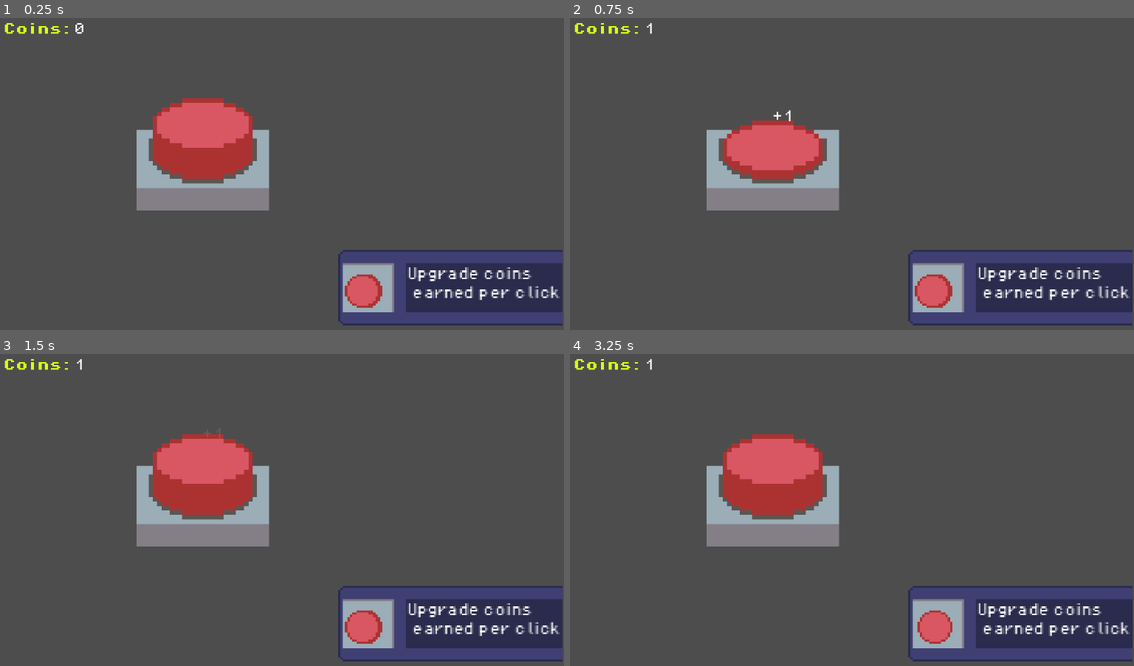
Above: before the commit, frames 1-4 (two rows, left to right).
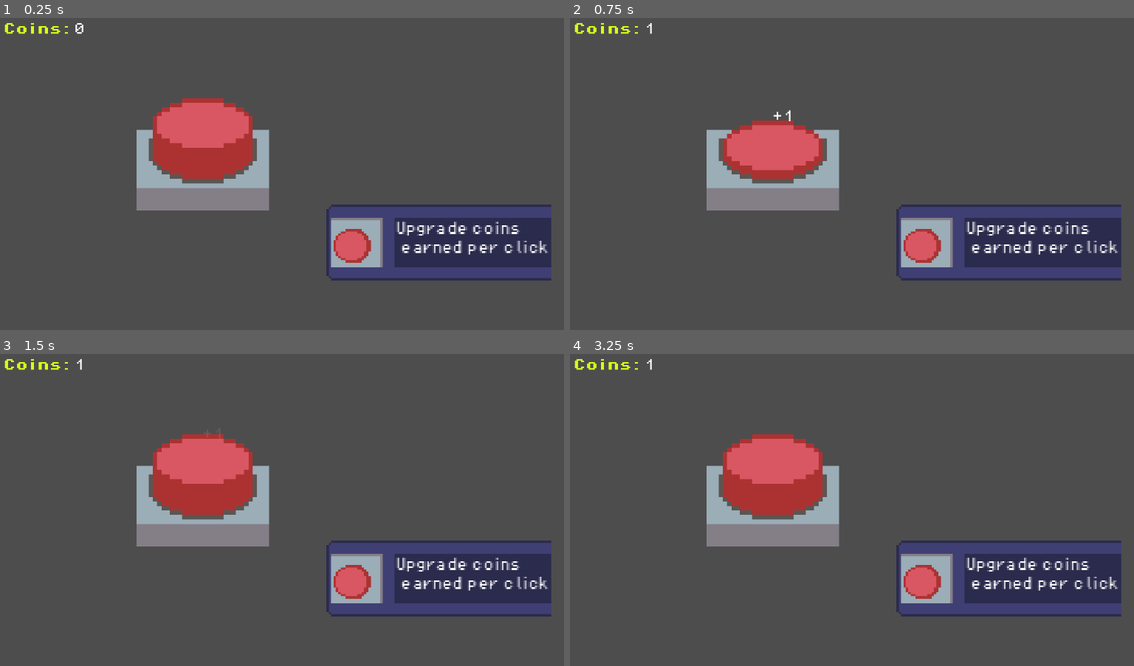
Above: after the commit, the same moments.

Repository: George101-dev/Click
Game: Godot game, scene res://main.tscn
Same seed, same stepped clock (60 frames per second), same inputs: the game is played once before the commit and once after it.
Inputs (mouse positions are in pixels of both pictures, inside the frame that each line leads up to):
- Up to frame 1 (0.25 s): no input
- Up to frame 2 (0.75 s): tap Enter at 0.5 s; move the mouse to (773, 124) at 0.52 s; press the mouse at (773, 124) at 0.53 s
- Up to frame 3 (1.5 s): tap Space at 1.25 s; move the mouse to (360, 628) at 1.27 s; release the mouse at (360, 628) at 1.28 s; click (360, 628) at 1.35 s
- Up to frame 4 (3.25 s): move the mouse to (897, 428) at 2.02 s; press the mouse at (897, 428) at 2.03 s; move the mouse to (806, 569) at 2.77 s; release the mouse at (806, 569) at 2.78 s; click (806, 569) at 2.85 s

The runs differ from the first frame. In frame 1, 14% of the frame differs, in the area x 57-100%, y 59-99%; in frame 2, 14%; in frame 3, 14%; in frame 4, 14%.
Error before the commit: Invalid access to property or key 'upgrade_pressed' on a base object of type 'null instance'. (res://button.gd:38)

Commit message:
Reapply "Update main.tscn"
This reverts commit 0bd24cff6b7a9eb55f6a934b87fd690511dfd2c7.

Diff:
--- a/button.gd
+++ b/button.gd
@@ -3,9 +3,6 @@
 var coins = 0
 var clicks = 0
 var n = 1
-var upgrade_cost := 50
-var upgrade_level := 0
-var max_upgrades := 5
 var can_Click = true
 @export var popup_scene: PackedScene
 
@@ -16,29 +13,6 @@
 
 	popup.global_position = get_global_mouse_position()
 	popup.start(value)
-
-func try_upgrade():
-	if upgrade_level >= max_upgrades:
-		print("Max upgrades reached")
-		return
-
-	if coins < upgrade_cost:
-		print("Not enough coins")
-		return
-
-	coins -= upgrade_cost
-	n += 1
-	upgrade_level += 1
-	upgrade_cost *= 2
-
-	print("Upgraded! n =", n)
-
-func _ready():
-	var upgrade_button = $Upgrade_CoinsOnClick
-	upgrade_button.upgrade_pressed.connect(_on_upgrade_pressed)
-func _on_upgrade_pressed():
-	try_upgrade()
-
 func _input_event(viewport, event, shape_idx):
 	#registers if player has clicked on the button or not
 	if event is InputEventMouseButton and event.pressed:
--- a/main.tscn
+++ b/main.tscn
@@ -34,5 +34,5 @@
 text = "0"
 
 [node name="Upgrade_CoinsOnClick" parent="." instance=ExtResource("4_1bvp3")]
-position = Vector2(767, 471)
+position = Vector2(752, 412)
 scale = Vector2(2.15817, 2.24)
--- a/upgrade_coins_on_click.gd
+++ /dev/null
@@ -1,9 +0,0 @@
-extends Area2D
-
-signal upgrade_pressed
-
-func _input_event(viewport, event, shape_idx):
-	if event is InputEventMouseButton and event.pressed:
-		if event.button_index == MOUSE_BUTTON_LEFT:
-			$AnimatedSprite2D.play("Press")
-			emit_signal("upgrade_pressed")
--- a/upgrade_coins_on_click.tscn
+++ b/upgrade_coins_on_click.tscn
@@ -1,7 +1,6 @@
-[gd_scene load_steps=10 format=3 uid="uid://b3pssklvg2wep"]
+[gd_scene load_steps=9 format=3 uid="uid://b3pssklvg2wep"]
 
 [ext_resource type="Texture2D" uid="uid://edar7hblmemr" path="res://Upgrade_Button_Sprite.png" id="1_ignui"]
-[ext_resource type="Script" uid="uid://52odio0blmx1" path="res://upgrade_coins_on_click.gd" id="1_jccub"]
 [ext_resource type="FontFile" uid="uid://cvknreo7pfwob" path="res://PixelOperator8.ttf" id="2_jccub"]
 
 [sub_resource type="AtlasTexture" id="AtlasTexture_jlos8"]
@@ -49,7 +48,6 @@
 radius = 9.05539
 
 [node name="Upgrade_CoinsOnClick" type="Area2D"]
-script = ExtResource("1_jccub")
 
 [node name="AnimatedSprite2D" type="AnimatedSprite2D" parent="."]
 position = Vector2(19, 0)
@@ -70,5 +68,3 @@
 theme_override_font_sizes/font_size = 7
 text = "Upgrade coins
  earned per click"
-
-[connection signal="upgrade_pressed" from="." to="." method="_on_upgrade_pressed"]
Not shown, removed: upgrade_coins_on_click.gd.uid
